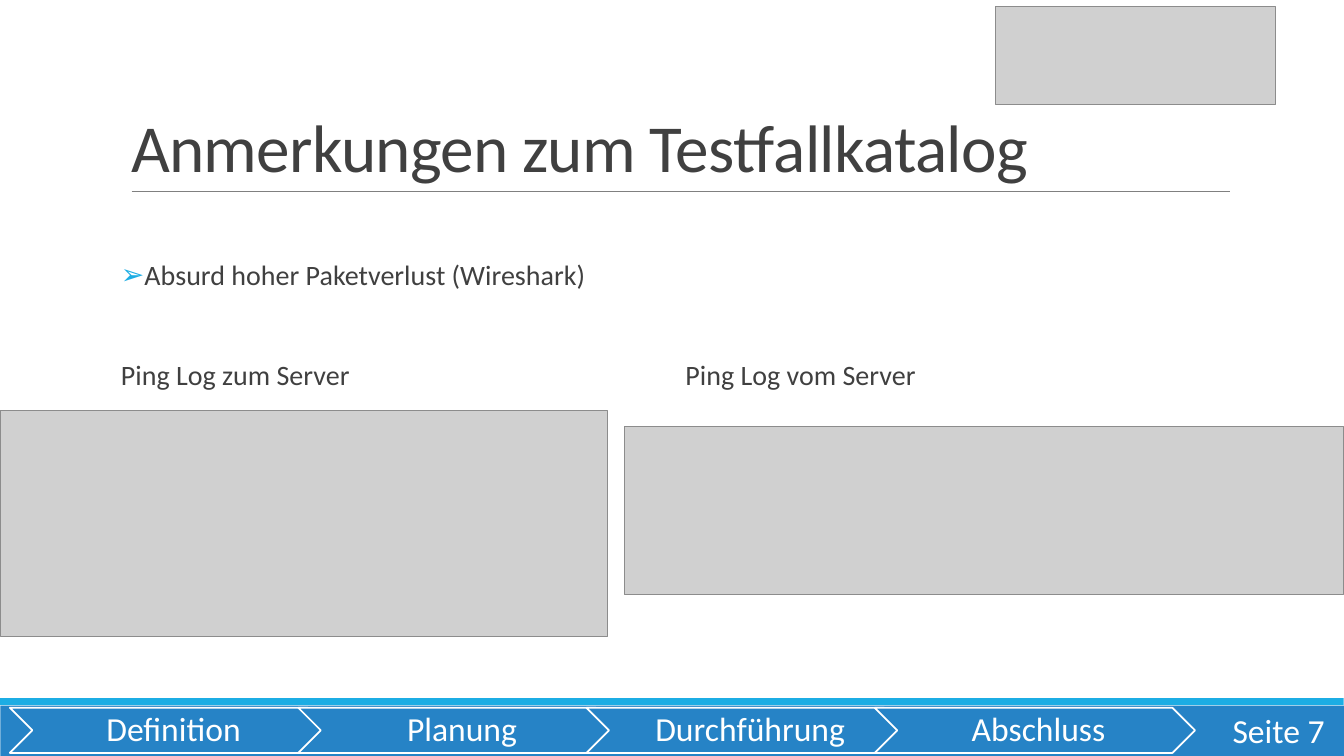
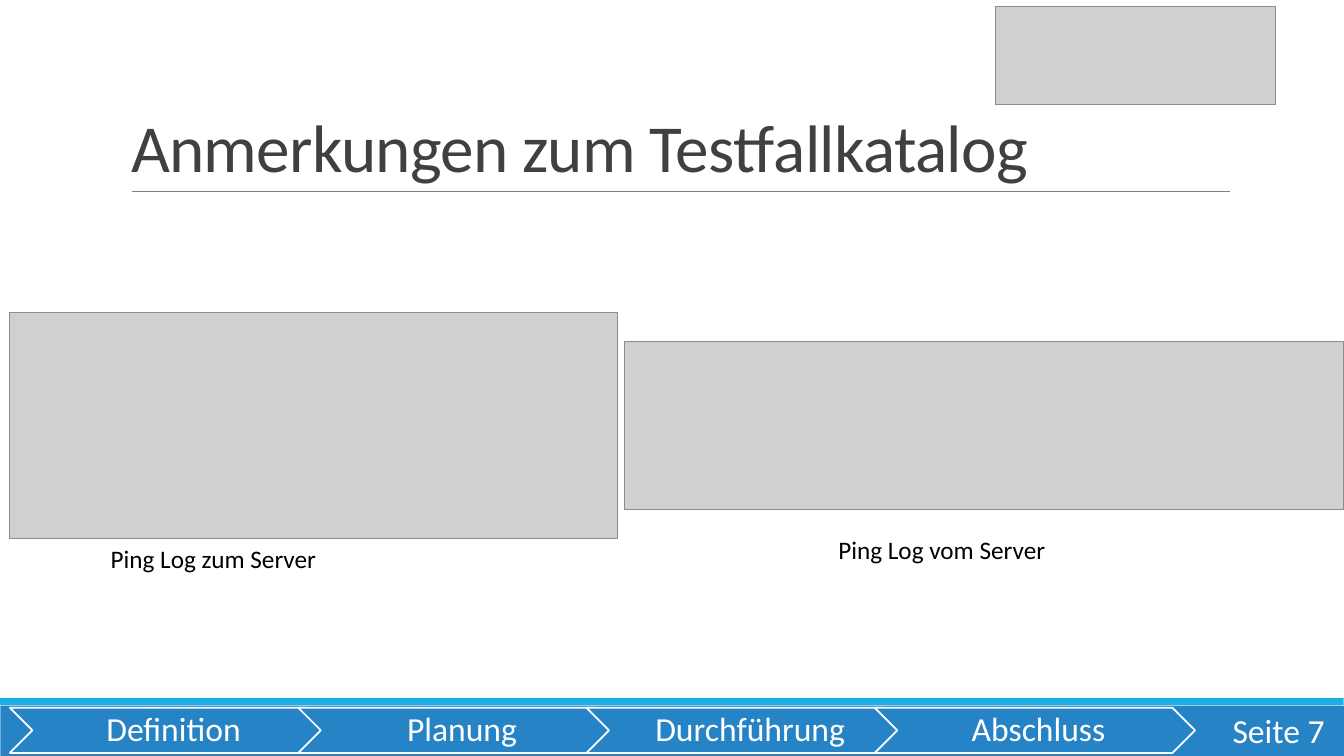
Before and after one commit to OberstufenprojektVOIP/OSP_VOIP, a slide deck: slide 7 of Pr-sentation/Präsi Tim Abschluss.pptx. Drawn at 1344x756 pixels with LibreOffice and Linux fonts; fonts in the diff are those of the drawing; grey boxes stand for pictures. Boxes give left, top, right and bottom in pixels: in the first picture for what was removed or moved away, otherwise in the second. Text is boxed around its words. In the diff, an @@ line names an element or a change of style, - is before the commit and + after.

```diff
--- a/Pr-sentation/Präsi Tim Abschluss.pptx
+++ b/Pr-sentation/Präsi Tim Abschluss.pptx
@@ text removed at box(121, 264, 585, 390) @@
-➢ Absurd hoher Paketverlust (Wireshark)
-Ping Log zum Server
@@ picture: place and size @@
-picture at box(0, 411, 608, 637)
+picture at box(9, 313, 617, 538)
@@ picture: place and size @@
-picture at box(624, 426, 1344, 595)
+picture at box(624, 341, 1344, 509)
@@ text "Ping Log vom Server": place and size @@
-text "Ping Log vom Server" at box(685, 366, 916, 390)
+text "Ping Log vom Server" at box(838, 541, 1046, 564)
@@ text "Ping Log vom Server" at box(838, 541, 1046, 564): size 20 to 18 pt, text colour #404040 to #000000; line spacing 0.9 to 1; less space between paragraphs @@
@@ text added at box(111, 550, 315, 573), 18 pt, text #000000 @@
+Ping Log zum Server
```
Also in this commit, not shown: 7 other slides changed.
